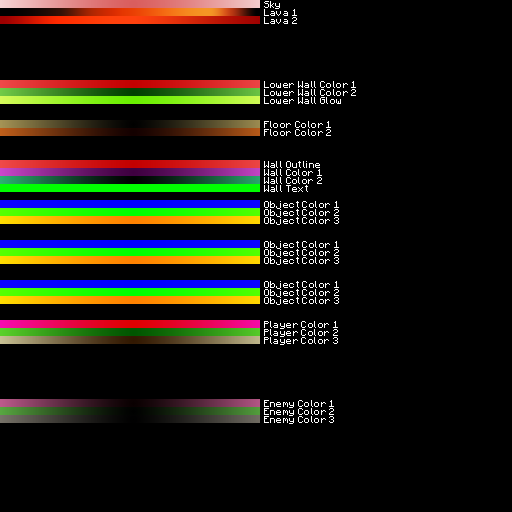
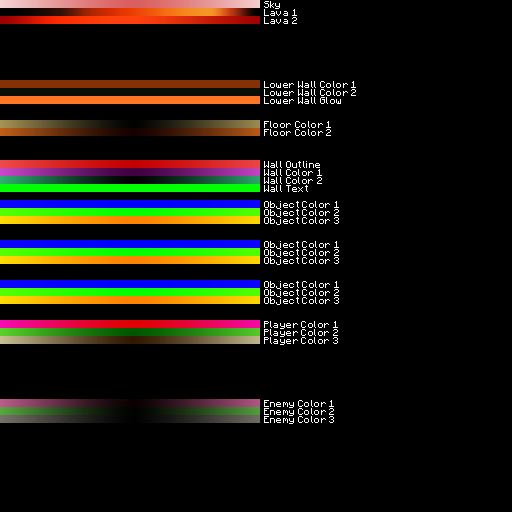
Before/after of a 512 x 512 layered artwork. What changed in the layer stack:
painted on "Rectangle 1" (2nd of 8, in "Lower Wall") over (0, 80, 260, 88)
painted on "Rectangle 1 copy" (2nd of 8, in "Lower Wall") over (0, 88, 260, 96)
painted on "Rectangle 1 copy 2" (2nd of 8, in "Lower Wall") over (0, 96, 260, 104)
